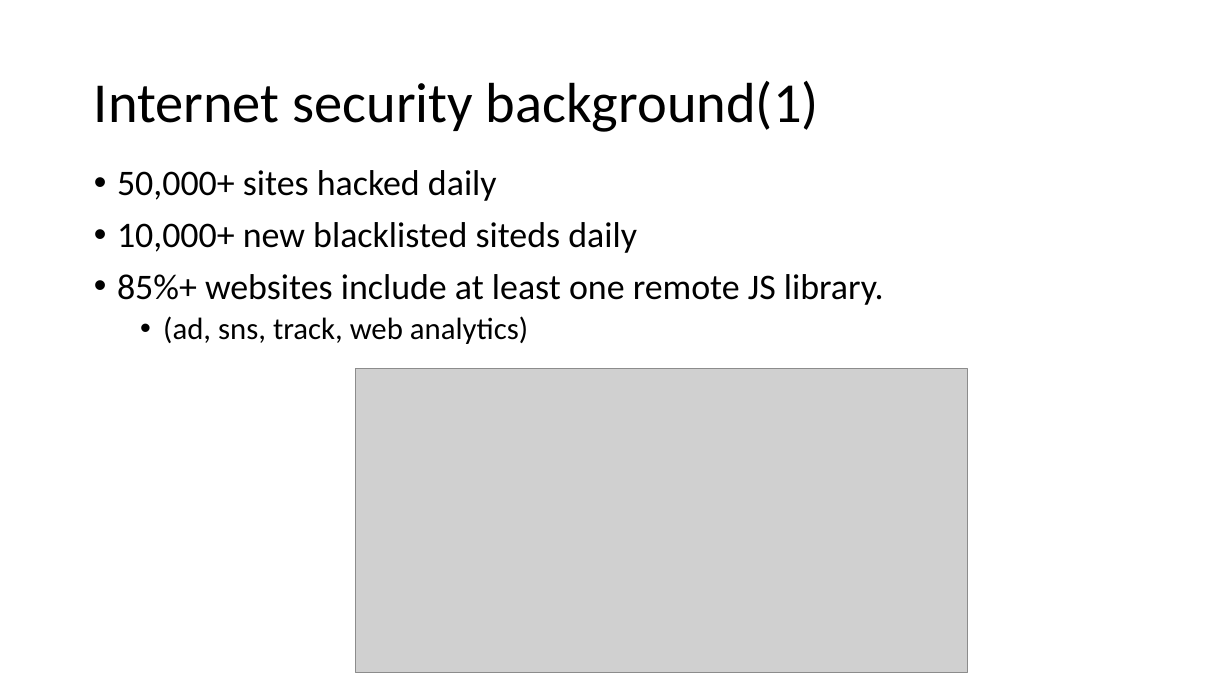
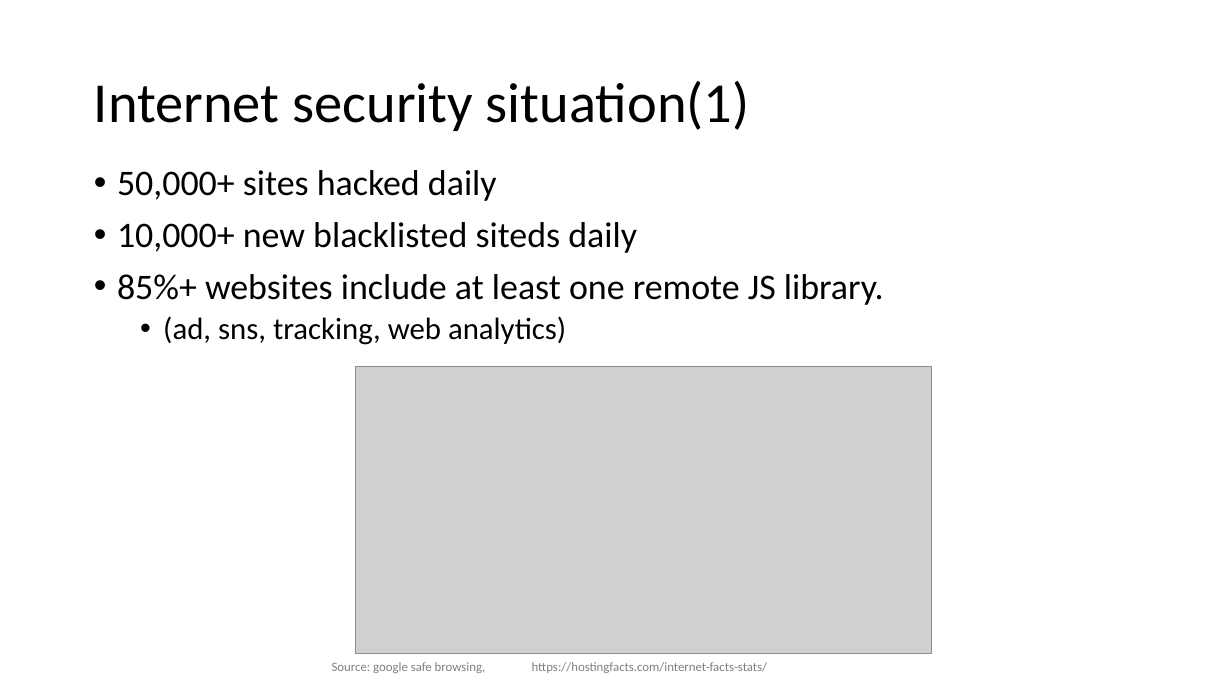
Before and after one commit to jacqbb/webscan, a slide deck: slide 3 of urlinfo_presentation.pptx. Drawn at 1232x693 pixels with LibreOffice and Linux fonts; fonts in the diff are those of the drawing; grey boxes stand for pictures; background and template pictures are left out. Boxes give left, top, right and bottom in pixels: in the first picture for what was removed or moved away, otherwise in the second. Text is boxed around its words. In the diff, an @@ line names an element or a change of style, - is before the commit and + after.

```diff
--- a/urlinfo_presentation.pptx
+++ b/urlinfo_presentation.pptx
@@ title at (94,81,750,131): text changed @@
-Internet security background(1)
+Internet security situation(1)
@@ text at (163,316,566,345): text changed @@
-  • (ad, sns, track, web analytics)
+  • (ad, sns, tracking, web analytics)
@@ picture: place and size @@
-picture at (356,368,968,673)
+picture at (356,367,932,653)
@@ text added at (332,662,768,673), 10 pt, text #808080 @@
+Source: google safe browsing, https://hostingfacts.com/internet-facts-stats/
```
Also in this commit, not shown: 12 other slides changed, 1 other file.
